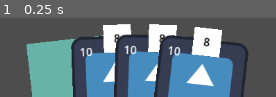
Above: before the commit, frame 1.
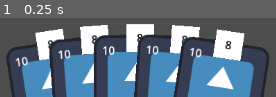
Above: after the commit, the same moment.

Repository: marychab/CardsControls
Game: Godot game, scene res://Example/ExampleScene.tscn
The game is run twice, just before and just after one commit, with the same random seed, the same clock (stepped at 60 frames per second) and the same inputs. Before the commit the project starts from res://Test/TestScene.tscn. The engine's default icon, where the game draws it, is replaced by a stand-in: a white triangle on a blue panel in a dark square.
Inputs:
- Up to frame 1 (0.25 s): no input

The runs differ from the first frame. In frame 1, 58% of the frame differs, in the area x 2-98%, y 7-100%.

Commit message:
Example scene
Example scene refactoring

Diff:
--- a/Test/BasicCardControll.gd
+++ b/Example/BasicCardControll.gd
@@ -9,12 +9,10 @@
 
 
 func _on_hovered():
-#	hint.show()
 	pass
 
 
 func _on_left():
-#	hint.hide()
 	pass
 
 
--- /dev/null
+++ b/Example/ExampleScene.tscn
@@ -0,0 +1,243 @@
+[gd_scene load_steps=5 format=3 uid="uid://b4de1wocdojxk"]
+
+[ext_resource type="Script" path="res://Example/MyCardsContainer.gd" id="1_8ixyt"]
+[ext_resource type="Script" path="res://Example/BasicCardControll.gd" id="2_m1qnt"]
+[ext_resource type="Texture2D" uid="uid://cdayo66c6r37p" path="res://icon.svg" id="3_pg6kt"]
+[ext_resource type="Script" path="res://Example/Status.gd" id="5_81kgx"]
+
+[node name="UI" type="CanvasLayer"]
+
+[node name="CardsContainer" type="Container" parent="."]
+anchors_preset = 7
+anchor_left = 0.5
+anchor_top = 1.0
+anchor_right = 0.5
+anchor_bottom = 1.0
+offset_left = -153.0
+offset_top = -89.0
+offset_right = 154.0
+offset_bottom = 18.0
+grow_horizontal = 2
+grow_vertical = 0
+script = ExtResource("1_8ixyt")
+sorting_type = 1
+arc_radius = 298.0
+arc_width = 695.0
+max_width = 553
+separation = -55
+
+[node name="Card1" type="TextureRect" parent="CardsContainer"]
+custom_minimum_size = Vector2(128, 128)
+layout_mode = 2
+texture = ExtResource("3_pg6kt")
+script = ExtResource("2_m1qnt")
+
+[node name="Label" type="Label" parent="CardsContainer/Card1"]
+layout_mode = 0
+offset_left = 12.1755
+offset_top = 9.73993
+offset_right = 52.1755
+offset_bottom = 35.7399
+text = "10
+"
+
+[node name="ColorRect" type="ColorRect" parent="CardsContainer/Card1"]
+layout_mode = 0
+offset_left = 47.4161
+offset_top = -15.5602
+offset_right = 87.4161
+offset_bottom = 24.4398
+mouse_filter = 2
+
+[node name="Label" type="Label" parent="CardsContainer/Card1/ColorRect"]
+layout_mode = 1
+anchors_preset = 15
+anchor_right = 1.0
+anchor_bottom = 1.0
+grow_horizontal = 2
+grow_vertical = 2
+theme_override_colors/font_color = Color(0, 0, 0, 1)
+text = "8"
+horizontal_alignment = 1
+vertical_alignment = 1
+
+[node name="Card2" type="TextureRect" parent="CardsContainer"]
+custom_minimum_size = Vector2(128, 128)
+layout_mode = 2
+texture = ExtResource("3_pg6kt")
+script = ExtResource("2_m1qnt")
+
+[node name="Label" type="Label" parent="CardsContainer/Card2"]
+layout_mode = 0
+offset_left = 12.1755
+offset_top = 9.73993
+offset_right = 52.1755
+offset_bottom = 35.7399
+text = "10
+"
+
+[node name="ColorRect" type="ColorRect" parent="CardsContainer/Card2"]
+layout_mode = 0
+offset_left = 47.4161
+offset_top = -15.5602
+offset_right = 87.4161
+offset_bottom = 24.4398
+mouse_filter = 2
+
+[node name="Label" type="Label" parent="CardsContainer/Card2/ColorRect"]
+layout_mode = 1
+anchors_preset = 15
+anchor_right = 1.0
+anchor_bottom = 1.0
+grow_horizontal = 2
+grow_vertical = 2
+theme_override_colors/font_color = Color(0, 0, 0, 1)
+text = "8"
+horizontal_alignment = 1
+vertical_alignment = 1
+
+[node name="Card3" type="TextureRect" parent="CardsContainer"]
+custom_minimum_size = Vector2(128, 128)
+layout_mode = 2
+texture = ExtResource("3_pg6kt")
+script = ExtResource("2_m1qnt")
+
+[node name="Label" type="Label" parent="CardsContainer/Card3"]
+layout_mode = 0
+offset_left = 12.1755
+offset_top = 9.73993
+offset_right = 52.1755
+offset_bottom = 35.7399
+text = "10
+"
+
+[node name="ColorRect" type="ColorRect" parent="CardsContainer/Card3"]
+layout_mode = 0
+offset_left = 47.4161
+offset_top = -15.5602
+offset_right = 87.4161
+offset_bottom = 24.4398
+mouse_filter = 2
+
+[node name="Label" type="Label" parent="CardsContainer/Card3/ColorRect"]
+layout_mode = 1
+anchors_preset = 15
+anchor_right = 1.0
+anchor_bottom = 1.0
+grow_horizontal = 2
+grow_vertical = 2
+theme_override_colors/font_color = Color(0, 0, 0, 1)
+text = "8"
+horizontal_alignment = 1
+vertical_alignment = 1
+
+[node name="Card4" type="TextureRect" parent="CardsContainer"]
+custom_minimum_size = Vector2(128, 128)
+layout_mode = 2
+texture = ExtResource("3_pg6kt")
+script = ExtResource("2_m1qnt")
+
+[node name="Label" type="Label" parent="CardsContainer/Card4"]
+layout_mode = 0
+offset_left = 12.1755
+offset_top = 9.73993
+offset_right = 52.1755
+offset_bottom = 35.7399
+text = "10
+"
+
+[node name="ColorRect" type="ColorRect" parent="CardsContainer/Card4"]
+layout_mode = 0
+offset_left = 47.4161
+offset_top = -15.5602
+offset_right = 87.4161
+offset_bottom = 24.4398
+mouse_filter = 2
+
+[node name="Label" type="Label" parent="CardsContainer/Card4/ColorRect"]
+layout_mode = 1
+anchors_preset = 15
+anchor_right = 1.0
+anchor_bottom = 1.0
+grow_horizontal = 2
+grow_vertical = 2
+theme_override_colors/font_color = Color(0, 0, 0, 1)
+text = "8"
+horizontal_alignment = 1
+vertical_alignment = 1
+
+[node name="Card5" type="TextureRect" parent="CardsContainer"]
+custom_minimum_size = Vector2(128, 128)
+layout_mode = 2
+texture = ExtResource("3_pg6kt")
+script = ExtResource("2_m1qnt")
+
+[node name="Label" type="Label" parent="CardsContainer/Card5"]
+layout_mode = 0
+offset_left = 12.1755
+offset_top = 9.73993
+offset_right = 52.1755
+offset_bottom = 35.7399
+text = "10
+"
+
+[node name="ColorRect" type="ColorRect" parent="CardsContainer/Card5"]
+layout_mode = 0
+offset_left = 47.4161
+offset_top = -15.5602
+offset_right = 87.4161
+offset_bottom = 24.4398
+mouse_filter = 2
+
+[node name="Label" type="Label" parent="CardsContainer/Card5/ColorRect"]
+layout_mode = 1
+anchors_preset = 15
+anchor_right = 1.0
+anchor_bottom = 1.0
+grow_horizontal = 2
+grow_vertical = 2
+theme_override_colors/font_color = Color(0, 0, 0, 1)
+text = "8"
+horizontal_alignment = 1
+vertical_alignment = 1
+
+[node name="Status" type="Label" parent="."]
+anchors_preset = 8
+anchor_left = 0.5
+anchor_top = 0.5
+anchor_right = 0.5
+anchor_bottom = 0.5
+offset_left = -113.0
+offset_top = -11.0
+offset_right = 113.0
+offset_bottom = 12.0
+grow_horizontal = 2
+grow_vertical = 2
+horizontal_alignment = 1
+script = ExtResource("5_81kgx")
+
+[connection signal="aim" from="CardsContainer/Card1" to="Status" method="_on_card_aim"]
+[connection signal="apply" from="CardsContainer/Card1" to="Status" method="_on_card_apply"]
+[connection signal="hovered" from="CardsContainer/Card1" to="Status" method="_on_card_hovered"]
+[connection signal="left" from="CardsContainer/Card1" to="Status" method="_on_card_left"]
+[connection signal="selected" from="CardsContainer/Card1" to="Status" method="_on_card_selected"]
+[connection signal="aim" from="CardsContainer/Card2" to="Status" method="_on_card_aim"]
+[connection signal="apply" from="CardsContainer/Card2" to="Status" method="_on_card_apply"]
+[connection signal="hovered" from="CardsContainer/Card2" to="Status" method="_on_card_hovered"]
+[connection signal="left" from="CardsContainer/Card2" to="Status" method="_on_card_left"]
+[connection signal="selected" from="CardsContainer/Card2" to="Status" method="_on_card_selected"]
+[connection signal="aim" from="CardsContainer/Card3" to="Status" method="_on_card_aim"]
+[connection signal="apply" from="CardsContainer/Card3" to="Status" method="_on_card_apply"]
+[connection signal="hovered" from="CardsContainer/Card3" to="Status" method="_on_card_hovered"]
+[connection signal="left" from="CardsContainer/Card3" to="Status" method="_on_card_left"]
+[connection signal="selected" from="CardsContainer/Card3" to="Status" method="_on_card_selected"]
+[connection signal="aim" from="CardsContainer/Card4" to="Status" method="_on_card_aim"]
+[connection signal="apply" from="CardsContainer/Card4" to="Status" method="_on_card_apply"]
+[connection signal="hovered" from="CardsContainer/Card4" to="Status" method="_on_card_hovered"]
+[connection signal="left" from="CardsContainer/Card4" to="Status" method="_on_card_left"]
+[connection signal="selected" from="CardsContainer/Card4" to="Status" method="_on_card_selected"]
+[connection signal="aim" from="CardsContainer/Card5" to="Status" method="_on_card_aim"]
+[connection signal="apply" from="CardsContainer/Card5" to="Status" method="_on_card_apply"]
+[connection signal="hovered" from="CardsContainer/Card5" to="Status" method="_on_card_hovered"]
+[connection signal="left" from="CardsContainer/Card5" to="Status" method="_on_card_left"]
+[connection signal="selected" from="CardsContainer/Card5" to="Status" method="_on_card_selected"]
--- a/Test/TestScene.tscn
+++ /dev/null
@@ -1,177 +0,0 @@
-[gd_scene load_steps=5 format=3 uid="uid://ckesbqsq4jh5e"]
-
-[ext_resource type="Script" path="res://Test/MyCardsContainer.gd" id="1_t7i1g"]
-[ext_resource type="Texture2D" uid="uid://cdayo66c6r37p" path="res://icon.svg" id="2_57fua"]
-[ext_resource type="Script" path="res://Test/BasicCardControll.gd" id="3_f5ktn"]
-[ext_resource type="Script" path="res://Test/Status.gd" id="4_1nyb3"]
-
-[node name="UI" type="CanvasLayer"]
-
-[node name="CardsContainer" type="Container" parent="."]
-anchors_preset = 7
-anchor_left = 0.5
-anchor_top = 1.0
-anchor_right = 0.5
-anchor_bottom = 1.0
-offset_left = -153.0
-offset_top = -89.0
-offset_right = 154.0
-offset_bottom = 18.0
-grow_horizontal = 2
-grow_vertical = 0
-script = ExtResource("1_t7i1g")
-sorting_type = 1
-arc_radius = 298.0
-arc_width = 695.0
-max_width = 553
-separation = -55
-
-[node name="Card1" type="Control" parent="CardsContainer"]
-custom_minimum_size = Vector2(128, 128)
-layout_mode = 2
-tooltip_text = "xcvxcvx"
-script = ExtResource("3_f5ktn")
-
-[node name="TextureRect5" type="ColorRect" parent="CardsContainer/Card1"]
-layout_mode = 2
-offset_right = 128.0
-offset_bottom = 128.0
-pivot_offset = Vector2(64.0002, 64)
-mouse_filter = 2
-color = Color(0.403922, 0.701961, 0.654902, 1)
-
-[node name="Card2" type="TextureRect" parent="CardsContainer"]
-custom_minimum_size = Vector2(128, 128)
-layout_mode = 2
-texture = ExtResource("2_57fua")
-script = ExtResource("3_f5ktn")
-
-[node name="Label" type="Label" parent="CardsContainer/Card2"]
-layout_mode = 0
-offset_left = 12.1755
-offset_top = 9.73993
-offset_right = 52.1755
-offset_bottom = 35.7399
-text = "10
-"
-
-[node name="ColorRect" type="ColorRect" parent="CardsContainer/Card2"]
-layout_mode = 0
-offset_left = 47.4161
-offset_top = -15.5602
-offset_right = 87.4161
-offset_bottom = 24.4398
-mouse_filter = 2
-
-[node name="Label" type="Label" parent="CardsContainer/Card2/ColorRect"]
-layout_mode = 1
-anchors_preset = 15
-anchor_right = 1.0
-anchor_bottom = 1.0
-grow_horizontal = 2
-grow_vertical = 2
-theme_override_colors/font_color = Color(0, 0, 0, 1)
-text = "8"
-horizontal_alignment = 1
-vertical_alignment = 1
-
-[node name="Card3" type="TextureRect" parent="CardsContainer"]
-custom_minimum_size = Vector2(128, 128)
-layout_mode = 2
-texture = ExtResource("2_57fua")
-script = ExtResource("3_f5ktn")
-
-[node name="Label" type="Label" parent="CardsContainer/Card3"]
-layout_mode = 0
-offset_left = 12.1755
-offset_top = 9.73993
-offset_right = 52.1755
-offset_bottom = 35.7399
-text = "10
-"
-
-[node name="ColorRect" type="ColorRect" parent="CardsContainer/Card3"]
-layout_mode = 0
-offset_left = 47.4161
-offset_top = -15.5602
-offset_right = 87.4161
-offset_bottom = 24.4398
-mouse_filter = 2
-
-[node name="Label" type="Label" parent="CardsContainer/Card3/ColorRect"]
-layout_mode = 1
-anchors_preset = 15
-anchor_right = 1.0
-anchor_bottom = 1.0
-grow_horizontal = 2
-grow_vertical = 2
-theme_override_colors/font_color = Color(0, 0, 0, 1)
-text = "8"
-horizontal_alignment = 1
-vertical_alignment = 1
-
-[node name="Card4" type="TextureRect" parent="CardsContainer"]
-custom_minimum_size = Vector2(128, 128)
-layout_mode = 2
-texture = ExtResource("2_57fua")
-script = ExtResource("3_f5ktn")
-
-[node name="Label" type="Label" parent="CardsContainer/Card4"]
-layout_mode = 0
-offset_left = 12.1755
-offset_top = 9.73993
-offset_right = 52.1755
-offset_bottom = 35.7399
-text = "10
-"
-
-[node name="ColorRect" type="ColorRect" parent="CardsContainer/Card4"]
-layout_mode = 0
-offset_left = 47.4161
-offset_top = -15.5602
-offset_right = 87.4161
-offset_bottom = 24.4398
-mouse_filter = 2
-
-[node name="Label" type="Label" parent="CardsContainer/Card4/ColorRect"]
-layout_mode = 1
-anchors_preset = 15
-anchor_right = 1.0
-anchor_bottom = 1.0
-grow_horizontal = 2
-grow_vertical = 2
-theme_override_colors/font_color = Color(0, 0, 0, 1)
-text = "8"
-horizontal_alignment = 1
-vertical_alignment = 1
-
-[node name="Label" type="Label" parent="."]
-anchors_preset = 8
-anchor_left = 0.5
-anchor_top = 0.5
-anchor_right = 0.5
-anchor_bottom = 0.5
-offset_left = -113.0
-offset_top = -11.0
-offset_right = 113.0
-offset_bottom = 12.0
-grow_horizontal = 2
-grow_vertical = 2
-horizontal_alignment = 1
-script = ExtResource("4_1nyb3")
-
-[connection signal="aim" from="CardsContainer/Card2" to="Label" method="_on_card_aim"]
-[connection signal="apply" from="CardsContainer/Card2" to="Label" method="_on_card_apply"]
-[connection signal="hovered" from="CardsContainer/Card2" to="Label" method="_on_card_hovered"]
-[connection signal="left" from="CardsContainer/Card2" to="Label" method="_on_card_left"]
-[connection signal="selected" from="CardsContainer/Card2" to="Label" method="_on_card_selected"]
-[connection signal="aim" from="CardsContainer/Card3" to="Label" method="_on_card_aim"]
-[connection signal="apply" from="CardsContainer/Card3" to="Label" method="_on_card_apply"]
-[connection signal="hovered" from="CardsContainer/Card3" to="Label" method="_on_card_hovered"]
-[connection signal="left" from="CardsContainer/Card3" to="Label" method="_on_card_left"]
-[connection signal="selected" from="CardsContainer/Card3" to="Label" method="_on_card_selected"]
-[connection signal="aim" from="CardsContainer/Card4" to="Label" method="_on_card_aim"]
-[connection signal="apply" from="CardsContainer/Card4" to="Label" method="_on_card_apply"]
-[connection signal="hovered" from="CardsContainer/Card4" to="Label" method="_on_card_hovered"]
-[connection signal="left" from="CardsContainer/Card4" to="Label" method="_on_card_left"]
-[connection signal="selected" from="CardsContainer/Card4" to="Label" method="_on_card_selected"]
--- a/project.godot
+++ b/project.godot
@@ -11,7 +11,7 @@
 [application]
 
 config/name="CardsPlugin"
-run/main_scene="res://Test/TestScene.tscn"
+run/main_scene="res://Example/ExampleScene.tscn"
 config/features=PackedStringArray("4.0", "GL Compatibility")
 config/icon="res://icon.svg"
 
Renamed: Test/MyCardsContainer.gd -> Example/MyCardsContainer.gd
Renamed: Test/Status.gd -> Example/Status.gd
